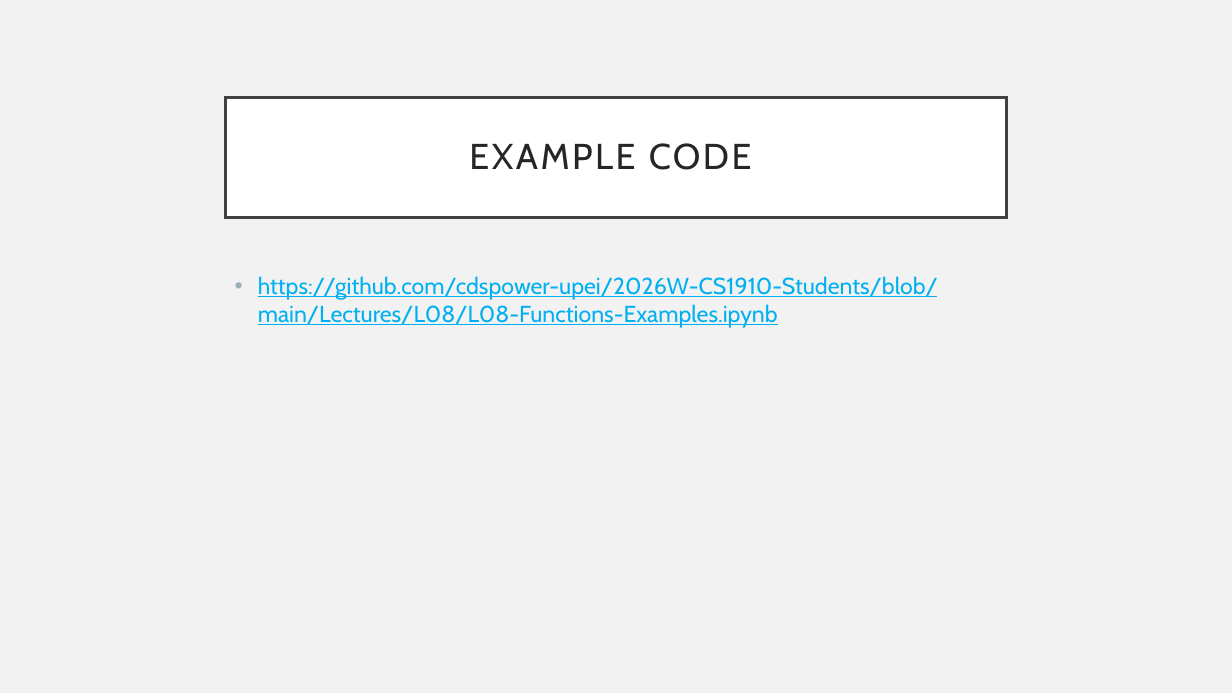
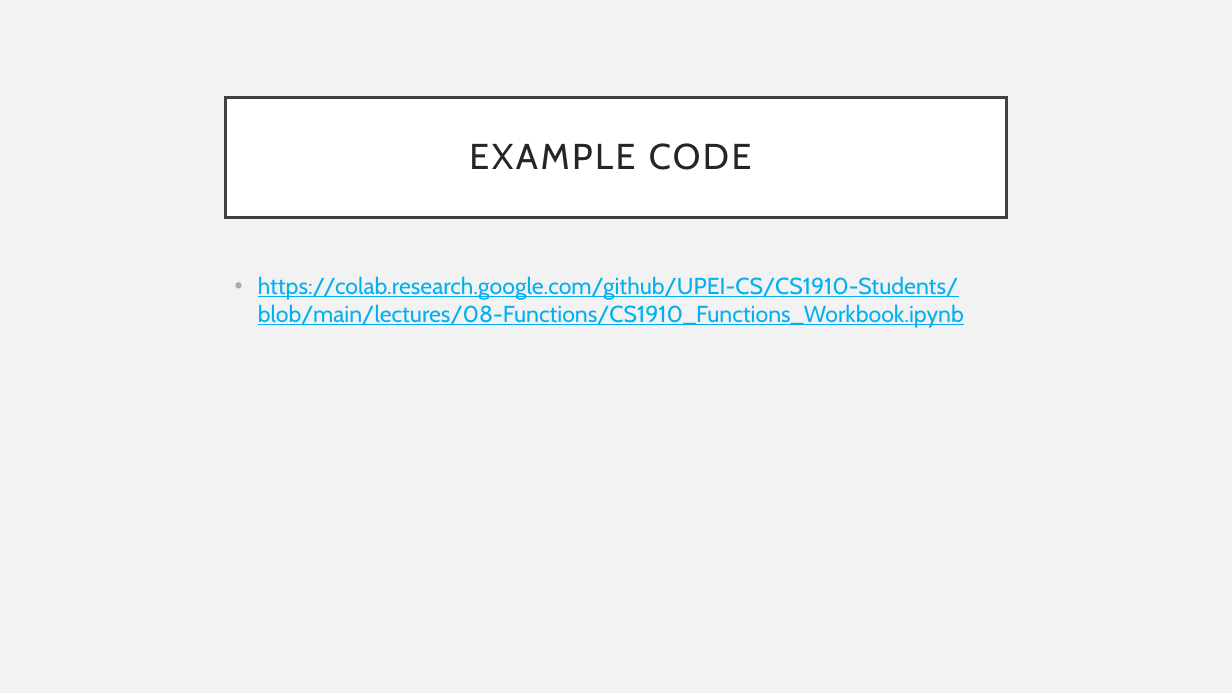
Before and after one commit to UPEI-CS/CS1910-Students, a slide deck: slide 2 of lectures/08-Functions/CS1910_Functions_Lecture.pptx. Drawn at 1232x693 pixels with LibreOffice and Linux fonts; fonts in the diff are those of the drawing. Boxes give left, top, right and bottom in pixels: in the first picture for what was removed or moved away, otherwise in the second. Text is boxed around its words. In the diff, an @@ line names an element or a change of style, - is before the commit and + after.

Commit message:
Functions update

```diff
--- a/lectures/08-Functions/CS1910_Functions_Lecture.pptx
+++ b/lectures/08-Functions/CS1910_Functions_Lecture.pptx
@@ text at (258,276,964,328): text changed @@
-• https://github.com/cdspower-upei/2026W-CS1910-Students/blob/main/Lectures/L08/L08-Functions-Examples.ipynb
+• https://colab.research.google.com/github/UPEI-CS/CS1910-Students/blob/main/lectures/08-Functions/CS1910_Functions_Workbook.ipynb
```
Also in this commit, not shown: 3 other files.
